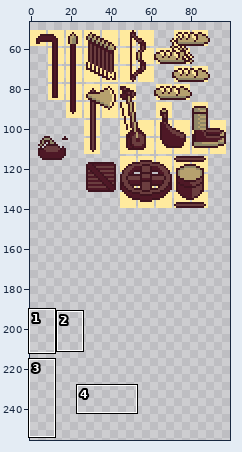
Two versions of one pixel-art file, art_workspace/sprite/biblioteca.aseprite. Above, an overview of the earlier version with the close-up marked.
Close-up. Earlier state:
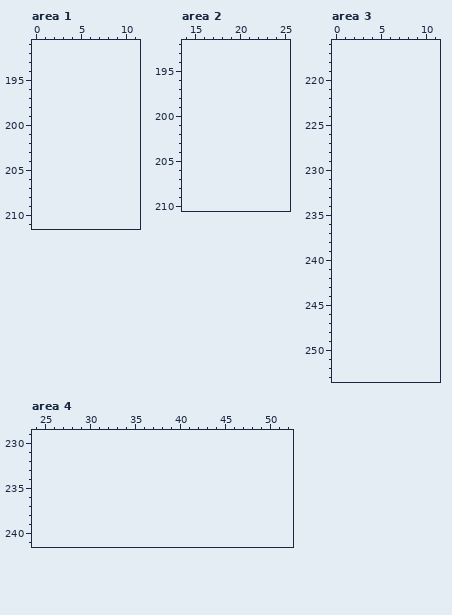
100x100 pixels, 1 frame. Shown: area 1: x 0..11, y 191..211; area 2: x 14..25, y 192..210; area 3: x 0..11, y 216..253; area 4: x 24..52, y 229..241. The old version is drawn lined up with the new one, on the new canvas. The wide view leaves out empty margins. The commit also changed other parts of the picture, which this record leaves out.
Once edited:
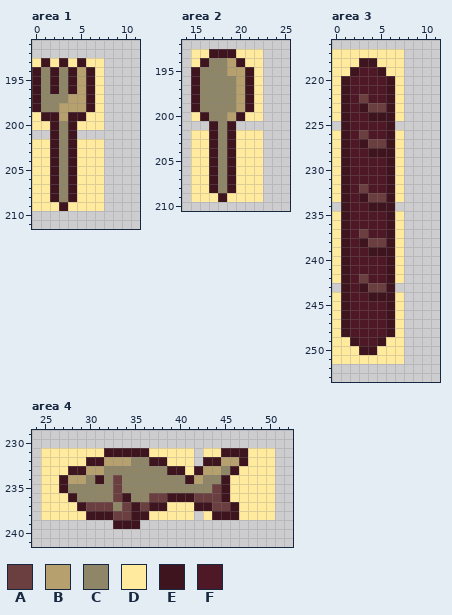
Palette (. is transparent): A #6b3e3f  B #b6a16e  C #8f8667  D #ffea9e  E #3e141f  F #4e1826
What changed:
canvas 100x100 -> 100x300, the old top-left corner now at 0,50
Changed rows in their new state; - is an unchanged pixel.
Area 1:
first column x 0:
193 DEDEDEDD
194 ECECEBED
195 ECECEBED
196 ECECEBED
197 ECCCBBED
198 ECCBBBED
199 DEEBEEDD
200 DDECEDDD
201 --ECE---
202 DDECEDDD
203 DDECEDDD
204 DDECEDDD
205 DDECEDDD
206 DDECEDDD
207 DDECEDDD
208 DDECEDDD
209 DDDEDDDD
Area 2:
first column x 15:
193 DDEEEDDD
194 DECCBEDD
195 ECCCBBED
196 ECCCCBED
197 ECCCCBED
198 ECCCCBED
199 ECCCCBED
200 DECCBEDD
201 --ECE---
202 DDECEDDD
203 DDECEDDD
204 DDECEDDD
205 DDECEDDD
206 DDECEDDD
207 DDECEDDD
208 DDECEDDD
209 DDDEDDDD
Area 3:
first column x 0:
217 DDDDDDDD
218 DDDEEDDD
219 DDEFFEDD
220 DEFFFFED
221 DEFFFFED
222 DEFAFFED
223 DEFEAAED
224 DEFFEEED
225 -EFFFFE-
226 DEFAFFED
227 DEFEAAED
228 DEFFEEED
229 DEFFFFED
230 DEFFFFED
231 DEFFFFED
232 DEFAFFED
233 DEFEAAED
234 -EFFEEE-
235 DEFFFFED
236 DEFFFFED
237 DEFAFFED
238 DEFEAAED
239 DEFFEEED
240 DEFFFFED
241 DEFFFFED
242 DEFAFFED
243 -EFEAAE-
244 DEFFEEED
245 DEFFFFED
246 DEFFFFED
247 DEFFFFED
248 DEFFFFED
249 DDEFFEDD
250 DDDEEDDD
251 DDDDDDDD
Area 4:
first column x 25:
231 DDDDDDDEEEEEDDDDD-DDEEEDDD
232 DDDDDEEBBBCCEEDDD-EEBBEDDD
233 DDDEEBBCCCCCCCEEDEBBCEDDDD
234 DDEBBCECACCCCCCCEBCCEDDDDD
235 DDECCCCCACCCCCCCCCCAEDDDDD
236 DDDECCCCAECCAAEEEAAAEDDDDD
237 DDDDEAAACAEAEEDDDEEAAEDDDD
238 DDDDDEEEAAEEDDDDD-DEEEDDDD
239 --------EEE---------------
Boxes around the changes in both close-ups, in picture pixels (x1, y1, x2, y2):
added: (32, 58, 104, 211)
added: (191, 49, 263, 202)
added: (332, 49, 404, 364)
added: (41, 448, 275, 529)
